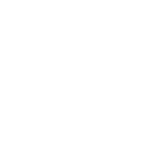
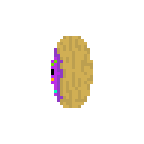
Before/after of a 144x144 layered artwork. What changed in the layer stack:
showed "sideway" (3rd of 3) over 51, 36, 93, 108
